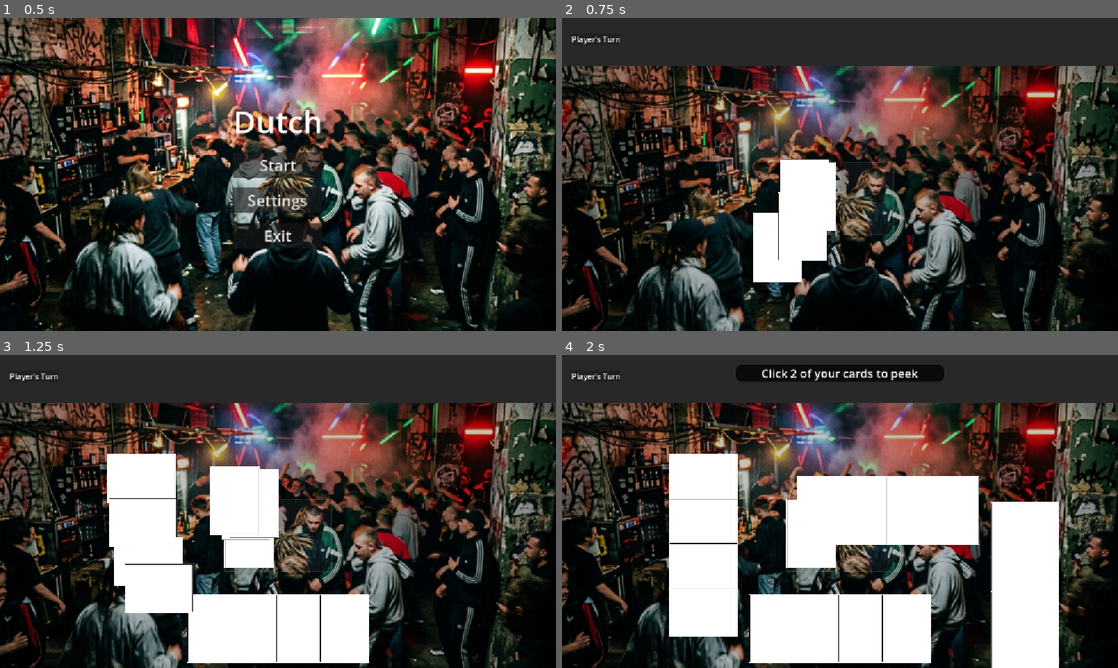
Above: before the commit, frames 1-4 (two rows, left to right).
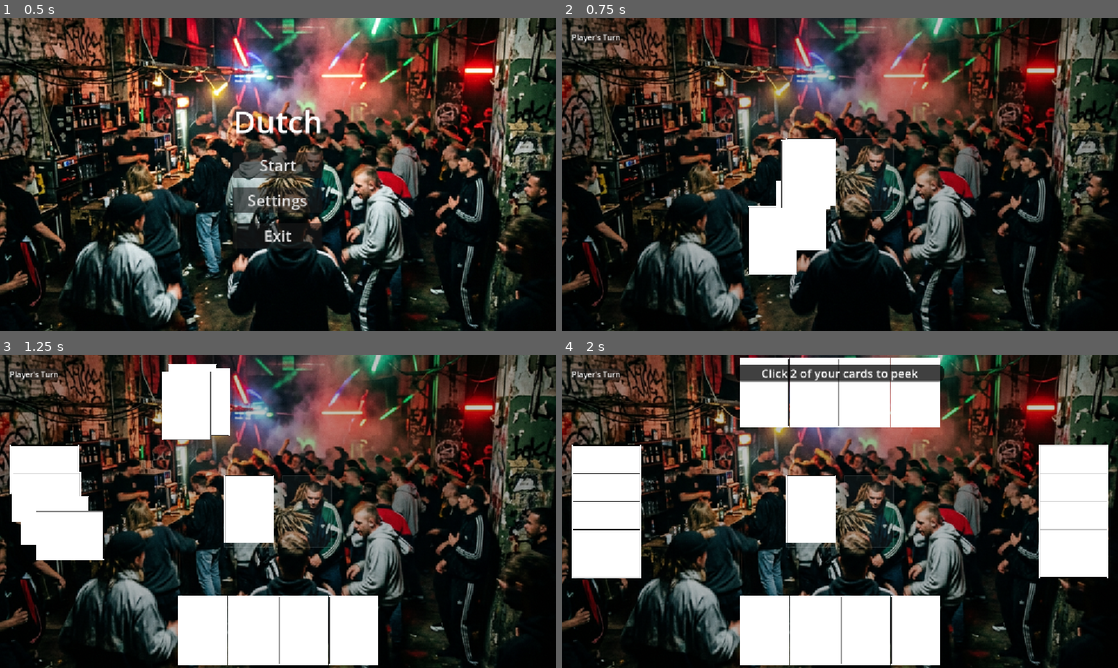
Above: after the commit, the same moments.

Repository: DinVin24/dutch
Game: Godot game, scene res://main_menu.tscn
The game is run twice, just before and just after one commit, with the same random seed, the same clock (stepped at 60 frames per second) and the same inputs.
Inputs (mouse positions are in pixels of both pictures, inside the frame that each line leads up to):
- Up to frame 1 (0.5 s): no input
- Up to frame 2 (0.75 s): click "Start" at 0.5 s
- Up to frame 3 (1.25 s): no input
- Up to frame 4 (2 s): click (812, 533) at 1.27 s

Frame 1 is identical in both runs. In frame 2, 59% of the frame differs, in the area x 0-100%, y 0-100%; in frame 3, 64%; in frame 4, 70%.

Commit message:
fix: restore classic 4-sided layout and flat scene hierarchy
- Removed broken VBoxContainer/GameArea split from previous restructure
- Restored flat hierarchy: Background, CenterTable, GameUI CanvasLayer
- Rewrote get_card_transform using viewport-relative math
- Bottom/Top hands: centered horizontally at 12%/88% height
- Left/Right hands: centered vertically at 8%/92% width
- Fixed to_local() error (Control nodes lack this Node2D method)

Diff:
--- a/game_board.gd
+++ b/game_board.gd
@@ -1,10 +1,9 @@
 extends Control
 
-@onready var game_area = $LayoutWrapper/GameArea
-@onready var deck_area = $LayoutWrapper/GameArea/CenterTable/DeckArea
-@onready var discard_area = $LayoutWrapper/GameArea/CenterTable/DiscardArea
-@onready var turn_label = $GameUI/MainHUD/HUDContainer/TopLeft/Panel/TurnLabel
-@onready var top_center = $GameUI/MainHUD/HUDContainer/TopCenter
+@onready var deck_area = $CenterTable/DeckArea
+@onready var discard_area = $CenterTable/DiscardArea
+@onready var turn_label = $GameUI/MainHUD/TopLeft/Panel/TurnLabel
+@onready var top_center = $GameUI/MainHUD/TopCenter
 @onready var dutch_button = $GameUI/MainHUD/BottomRight/Panel/DutchButton
 
 var player_hands: Array = [[], [], [], []]
@@ -33,13 +32,13 @@
 	GameManager.deck_ready.connect(_update_deck_visual)
 	resized.connect(_on_resized)
 
-	var deck_button = $LayoutWrapper/GameArea/CenterTable/DeckArea/Slotbg/Interaction
+	var deck_button = $CenterTable/DeckArea/Slotbg/Interaction
 	if deck_button:
 		deck_button.reparent(deck_area)
 		deck_button.z_index = 10
 		deck_button.pressed.connect(_on_deck_clicked)
 
-	var discard_button = $LayoutWrapper/GameArea/CenterTable/DiscardArea/Slotbg/Interaction
+	var discard_button = $CenterTable/DiscardArea/Slotbg/Interaction
 	if discard_button:
 		discard_button.reparent(discard_area)
 		discard_button.z_index = 10
@@ -255,20 +254,17 @@
 func _on_card_drawn_to_pending(player_idx, card_data):
 	var card_scene = preload("res://card.tscn")
 	pending_card = card_scene.instantiate()
-	game_area.add_child(pending_card)
+	add_child(pending_card)
 	pending_card.setup(card_data)
 	pending_card.name = "PendingCard"
 
-	# Position at deck in local game_area space
-	var deck_local_pos = deck_area.global_position - game_area.global_position
-	pending_card.position = deck_local_pos - card_pivot
+	pending_card.global_position = deck_area.global_position - card_pivot
 	pending_card.z_index = 200
 
 	var target_pos = deck_area.global_position + Vector2(0, 160) - card_pivot
-	var target_local_pos = target_pos - game_area.global_position
 
 	pending_card_tween = create_tween()
-	pending_card_tween.tween_property(pending_card, "position", target_local_pos, 0.4).set_trans(Tween.TRANS_QUAD).set_ease(Tween.EASE_OUT)
+	pending_card_tween.tween_property(pending_card, "global_position", target_pos, 0.4).set_trans(Tween.TRANS_QUAD).set_ease(Tween.EASE_OUT)
 
 	_update_deck_visual()
 
@@ -358,25 +354,23 @@
 			var card_data = CardData.new(card_data_dict.rank, card_data_dict.suit)
 			card_data.is_face_up = false
 
-			game_area.add_child(card_inst)
+			add_child(card_inst)
 			card_inst.setup(card_data)
 			player_hands[p_idx].append(card_inst)
 			GameManager.players_info[p_idx].hand.append(card_data)
 
 			card_inst.card_clicked.connect(_on_player_card_clicked)
 
-			# Get target transform (relative to game_area)
 			var transform = get_card_transform(p_idx, i, cards_per_player)
 			card_inst.rotation_degrees = transform.rotation
 
 			var final_pos = transform.position - card_pivot.rotated(deg_to_rad(transform.rotation))
-			var deck_local_pos = deck_area.global_position - game_area.global_position
-			var spawn_pos = deck_local_pos - card_pivot
-
-			card_inst.position = spawn_pos
+			var spawn_pos = deck_area.global_position - card_pivot
+
+			card_inst.global_position = spawn_pos
 
 			var tween = create_tween()
-			tween.tween_property(card_inst, "position", final_pos, 0.4).set_trans(Tween.TRANS_QUAD).set_ease(Tween.EASE_OUT)
+			tween.tween_property(card_inst, "global_position", final_pos, 0.4).set_trans(Tween.TRANS_QUAD).set_ease(Tween.EASE_OUT)
 
 			await get_tree().create_timer(0.05).timeout
 
@@ -393,7 +387,7 @@
 
 				var tween = create_tween().set_parallel(true)
 				tween.tween_property(card, "rotation_degrees", transform.rotation, 0.4).set_trans(Tween.TRANS_QUAD).set_ease(Tween.EASE_OUT)
-				tween.tween_property(card, "position", final_pos, 0.4).set_trans(Tween.TRANS_QUAD).set_ease(Tween.EASE_OUT)
+				tween.tween_property(card, "global_position", final_pos, 0.4).set_trans(Tween.TRANS_QUAD).set_ease(Tween.EASE_OUT)
 
 				# Premium "lift" effect
 				var lift_tween = create_tween()
@@ -401,44 +395,44 @@
 				lift_tween.tween_property(card, "scale", Vector2(1.0, 1.0), 0.2).set_trans(Tween.TRANS_QUAD).set_ease(Tween.EASE_IN)
 
 func get_card_transform(p_idx: int, card_idx: int, total_cards: int) -> Dictionary:
-	# Position relative to GameArea (0,0 to game_size)
-	var game_size = game_area.get_rect().size
-
-	var card_spacing = game_size.x * relative_card_spacing
+	# All positions are global pixels based on the viewport
+	var vp = get_viewport_rect().size
+	var card_spacing = vp.x * 0.09
 	var total_spread = card_spacing * (total_cards - 1)
 	var target_pos = Vector2.ZERO
 	var rot_deg = 0.0
 
-	# Uniform Distance Ratio (Symmetry!)
-	var dist_pct = 0.15 # 15% from the boundaries of the GameArea
+	# Edge insets for the 4 sides (% of the viewport dimension)
+	var v_inset = 0.12 # 12% from top/bottom for vertical hands
+	var h_inset = 0.08 # 8% from left/right for side hands
 
 	match p_idx:
-		0:
-			# Bottom: Mirror of p2
+		0: # Bottom player
 			rot_deg = 0
-			var start_x = (game_size.x - total_spread) / 2.0
-			target_pos = Vector2(start_x + (card_idx * card_spacing), game_size.y * (1.0 - dist_pct))
-		1:
+			var start_x = (vp.x - total_spread) / 2.0
+			target_pos = Vector2(start_x + card_idx * card_spacing, vp.y * (1.0 - v_inset))
+		1: # Top or Left player
 			if GameManager.num_players == 2:
-				# Top: Perfectly mirrored
 				rot_deg = 180
-				var start_x = (game_size.x - total_spread) / 2.0
-				target_pos = Vector2(start_x + (card_idx * card_spacing), game_size.y * dist_pct)
+				var start_x = (vp.x - total_spread) / 2.0
+				target_pos = Vector2(start_x + card_idx * card_spacing, vp.y * v_inset)
 			else:
-				# Left: Mirrored from p3
+				# Left: cards laid vertically, spread along Y
 				rot_deg = 90
-				var start_y = (game_size.y - total_spread) / 2.0
-				target_pos = Vector2(game_size.x * dist_pct, start_y + (card_idx * card_spacing))
-		2:
-			# Top: Perfectly mirrored
+				var v_spacing = vp.y * 0.09
+				var v_spread = v_spacing * (total_cards - 1)
+				var start_y = (vp.y - v_spread) / 2.0
+				target_pos = Vector2(vp.x * h_inset, start_y + card_idx * v_spacing)
+		2: # Top player
 			rot_deg = 180
-			var start_x = (game_size.x - total_spread) / 2.0
-			target_pos = Vector2(start_x + (card_idx * card_spacing), game_size.y * dist_pct)
-		3:
-			# Right: Mirrored from p1
+			var start_x = (vp.x - total_spread) / 2.0
+			target_pos = Vector2(start_x + card_idx * card_spacing, vp.y * v_inset)
+		3: # Right player
 			rot_deg = -90
-			var start_y = (game_size.y - total_spread) / 2.0
-			target_pos = Vector2(game_size.x * (1.0 - dist_pct), start_y + (card_idx * card_spacing))
+			var v_spacing = vp.y * 0.09
+			var v_spread = v_spacing * (total_cards - 1)
+			var start_y = (vp.y - v_spread) / 2.0
+			target_pos = Vector2(vp.x * (1.0 - h_inset), start_y + card_idx * v_spacing)
 
 	return {"position": target_pos, "rotation": rot_deg}
 
--- a/game_board.tscn
+++ b/game_board.tscn
@@ -12,34 +12,7 @@
 grow_vertical = 2
 script = ExtResource("1_script")
 
-[node name="LayoutWrapper" type="VBoxContainer" parent="."]
-layout_mode = 1
-anchors_preset = 15
-anchor_right = 1.0
-anchor_bottom = 1.0
-grow_horizontal = 2
-grow_vertical = 2
-theme_override_constants/separation = 0
-
-[node name="HUDArea" type="Control" parent="LayoutWrapper"]
-custom_minimum_size = Vector2(0, 100)
-layout_mode = 2
-size_flags_vertical = 0
-
-[node name="HUDBackground" type="ColorRect" parent="LayoutWrapper/HUDArea"]
-layout_mode = 1
-anchors_preset = 15
-anchor_right = 1.0
-anchor_bottom = 1.0
-grow_horizontal = 2
-grow_vertical = 2
-color = Color(0, 0, 0, 0.470588)
-
-[node name="GameArea" type="Control" parent="LayoutWrapper"]
-layout_mode = 2
-size_flags_vertical = 3
-
-[node name="Background" type="TextureRect" parent="LayoutWrapper/GameArea"]
+[node name="Background" type="TextureRect" parent="."]
 layout_mode = 1
 anchors_preset = 15
 anchor_right = 1.0
@@ -50,7 +23,7 @@
 expand_mode = 1
 stretch_mode = 6
 
-[node name="Tint" type="ColorRect" parent="LayoutWrapper/GameArea/Background"]
+[node name="Tint" type="ColorRect" parent="Background"]
 layout_mode = 1
 anchors_preset = 15
 anchor_right = 1.0
@@ -59,7 +32,7 @@
 grow_vertical = 2
 color = Color(0, 0, 0, 0.235294)
 
-[node name="CenterTable" type="HBoxContainer" parent="LayoutWrapper/GameArea"]
+[node name="CenterTable" type="HBoxContainer" parent="."]
 layout_mode = 1
 anchors_preset = 8
 anchor_left = 0.5
@@ -75,11 +48,11 @@
 theme_override_constants/separation = 20
 alignment = 1
 
-[node name="DeckArea" type="Control" parent="LayoutWrapper/GameArea/CenterTable"]
+[node name="DeckArea" type="Control" parent="CenterTable"]
 custom_minimum_size = Vector2(100, 140)
 layout_mode = 2
 
-[node name="Slotbg" type="ColorRect" parent="LayoutWrapper/GameArea/CenterTable/DeckArea"]
+[node name="Slotbg" type="ColorRect" parent="CenterTable/DeckArea"]
 layout_mode = 1
 anchors_preset = 15
 anchor_right = 1.0
@@ -88,7 +61,7 @@
 grow_vertical = 2
 color = Color(1, 1, 1, 0.0392157)
 
-[node name="Border" type="ReferenceRect" parent="LayoutWrapper/GameArea/CenterTable/DeckArea/Slotbg"]
+[node name="Border" type="ReferenceRect" parent="CenterTable/DeckArea/Slotbg"]
 layout_mode = 1
 anchors_preset = 15
 anchor_right = 1.0
@@ -99,7 +72,7 @@
 border_width = 2.0
 editor_only = false
 
-[node name="Interaction" type="TextureButton" parent="LayoutWrapper/GameArea/CenterTable/DeckArea/Slotbg"]
+[node name="Interaction" type="TextureButton" parent="CenterTable/DeckArea/Slotbg"]
 layout_mode = 1
 anchors_preset = 15
 anchor_right = 1.0
@@ -108,11 +81,11 @@
 grow_vertical = 2
 mouse_default_cursor_shape = 2
 
-[node name="DiscardArea" type="Control" parent="LayoutWrapper/GameArea/CenterTable"]
+[node name="DiscardArea" type="Control" parent="CenterTable"]
 custom_minimum_size = Vector2(100, 140)
 layout_mode = 2
 
-[node name="Slotbg" type="ColorRect" parent="LayoutWrapper/GameArea/CenterTable/DiscardArea"]
+[node name="Slotbg" type="ColorRect" parent="CenterTable/DiscardArea"]
 layout_mode = 1
 anchors_preset = 15
 anchor_right = 1.0
@@ -121,7 +94,7 @@
 grow_vertical = 2
 color = Color(1, 1, 1, 0.0392157)
 
-[node name="Border" type="ReferenceRect" parent="LayoutWrapper/GameArea/CenterTable/DiscardArea/Slotbg"]
+[node name="Border" type="ReferenceRect" parent="CenterTable/DiscardArea/Slotbg"]
 layout_mode = 1
 anchors_preset = 15
 anchor_right = 1.0
@@ -132,7 +105,7 @@
 border_width = 2.0
 editor_only = false
 
-[node name="Interaction" type="TextureButton" parent="LayoutWrapper/GameArea/CenterTable/DiscardArea/Slotbg"]
+[node name="Interaction" type="TextureButton" parent="CenterTable/DiscardArea/Slotbg"]
 layout_mode = 1
 anchors_preset = 15
 anchor_right = 1.0
@@ -140,27 +113,6 @@
 grow_horizontal = 2
 grow_vertical = 2
 mouse_default_cursor_shape = 2
-
-[node name="PlayerPositions" type="Control" parent="LayoutWrapper/GameArea"]
-layout_mode = 1
-anchors_preset = 15
-anchor_right = 1.0
-anchor_bottom = 1.0
-grow_horizontal = 2
-grow_vertical = 2
-mouse_filter = 2
-
-[node name="Bottom" type="Marker2D" parent="LayoutWrapper/GameArea/PlayerPositions"]
-position = Vector2(576, 540)
-
-[node name="Top" type="Marker2D" parent="LayoutWrapper/GameArea/PlayerPositions"]
-position = Vector2(576, 100)
-
-[node name="Left" type="Marker2D" parent="LayoutWrapper/GameArea/PlayerPositions"]
-position = Vector2(150, 324)
-
-[node name="Right" type="Marker2D" parent="LayoutWrapper/GameArea/PlayerPositions"]
-position = Vector2(1000, 324)
 
 [node name="GameUI" type="CanvasLayer" parent="."]
 layer = 128
@@ -174,39 +126,31 @@
 grow_vertical = 2
 mouse_filter = 2
 
-[node name="HUDContainer" type="Control" parent="GameUI/MainHUD"]
+[node name="TopLeft" type="MarginContainer" parent="GameUI/MainHUD"]
 layout_mode = 1
 anchors_preset = -1
-anchor_right = 1.0
-anchor_bottom = 0.12
-grow_horizontal = 2
-mouse_filter = 2
+anchor_right = 0.35
+anchor_bottom = 0.1
+theme_override_constants/margin_left = 20
+theme_override_constants/margin_top = 16
 
-[node name="TopLeft" type="MarginContainer" parent="GameUI/MainHUD/HUDContainer"]
-layout_mode = 1
-anchors_preset = -1
-anchor_right = 0.3
-anchor_bottom = 1.0
-theme_override_constants/margin_left = 20
-theme_override_constants/margin_top = 10
-
-[node name="Panel" type="PanelContainer" parent="GameUI/MainHUD/HUDContainer/TopLeft"]
+[node name="Panel" type="PanelContainer" parent="GameUI/MainHUD/TopLeft"]
 layout_mode = 2
 size_flags_horizontal = 0
 size_flags_vertical = 4
 
-[node name="TurnLabel" type="Label" parent="GameUI/MainHUD/HUDContainer/TopLeft/Panel"]
+[node name="TurnLabel" type="Label" parent="GameUI/MainHUD/TopLeft/Panel"]
 layout_mode = 2
-theme_override_constants/margin_left = 10
-theme_override_constants/margin_right = 10
+theme_override_constants/margin_left = 12
+theme_override_constants/margin_right = 12
 text = "Player's Turn"
 
-[node name="TopCenter" type="VBoxContainer" parent="GameUI/MainHUD/HUDContainer"]
+[node name="TopCenter" type="VBoxContainer" parent="GameUI/MainHUD"]
 layout_mode = 1
 anchors_preset = 13
 anchor_left = 0.5
 anchor_right = 0.5
-anchor_bottom = 1.0
+anchor_bottom = 0.12
 offset_left = -200.0
 offset_right = 200.0
 grow_horizontal = 2
@@ -218,7 +162,7 @@
 layout_mode = 1
 anchors_preset = -1
 anchor_left = 0.7
-anchor_top = 0.82
+anchor_top = 0.84
 anchor_right = 1.0
 anchor_bottom = 1.0
 theme_override_constants/margin_right = 20
@@ -231,6 +175,4 @@
 
 [node name="DutchButton" type="Button" parent="GameUI/MainHUD/BottomRight/Panel"]
 layout_mode = 2
-theme_override_constants/button_margin_left = 10
-theme_override_constants/button_margin_right = 10
 text = "Call DUTCH"
